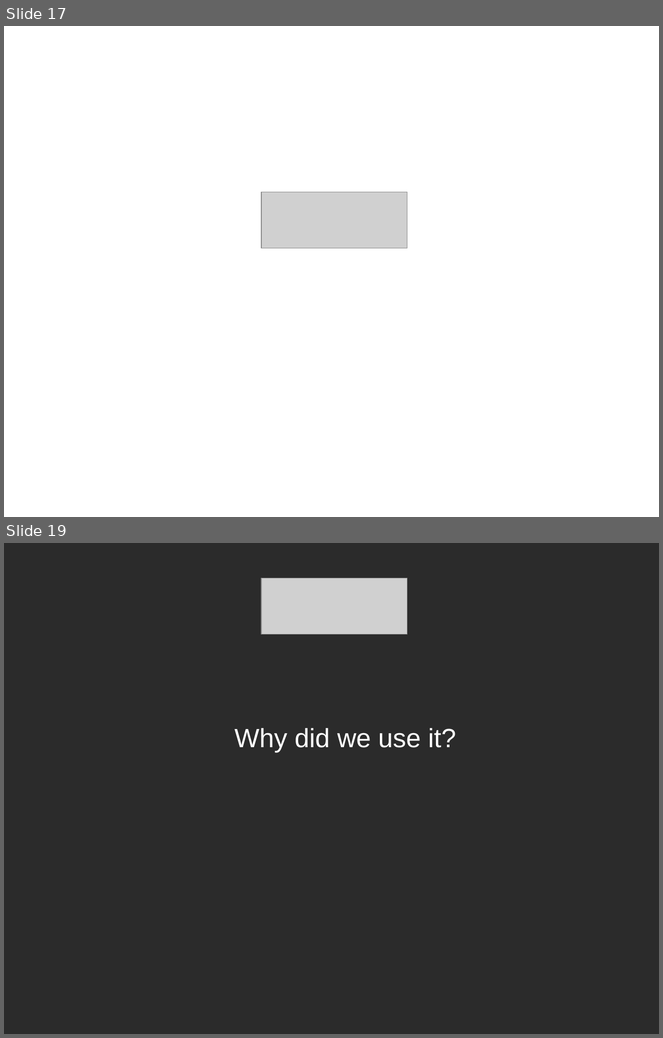
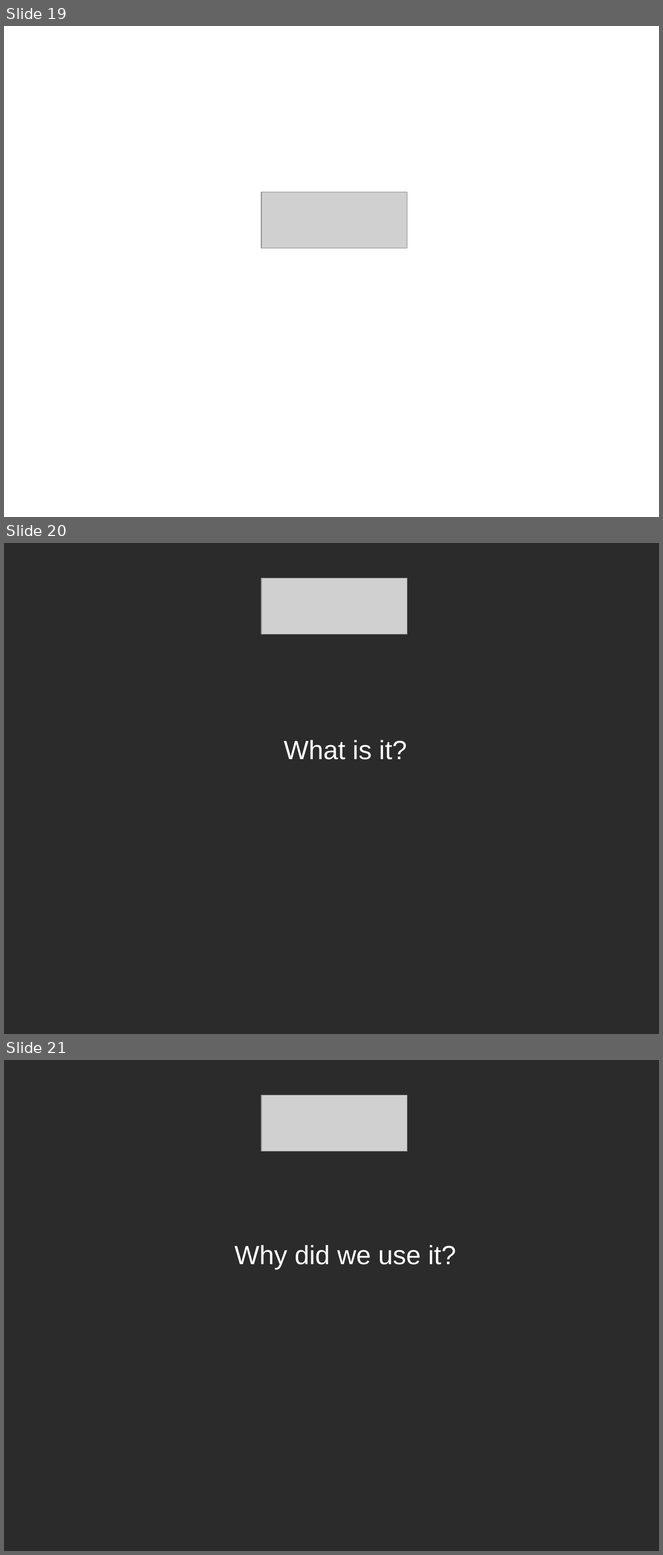
Before and after one commit to ruebot/SuperConference-2011---Cloud-computing, a slide deck: sc-2011-local-clouds.odp. Shown one above the other, each under a label of ours: slides 17 and 19 before the commit, slides 19, 20 and 21 after it; the slides between them are not shown. The pictures are 663x1038 and 663x1555 pixels, drawn with LibreOffice and Linux fonts; fonts in the diff are those of the drawing; grey boxes stand for pictures; background and template pictures are left out; a plain dark background stands for a picture behind light text. Boxes give left, top, right and bottom in pixels: in the first picture for what was removed or moved away, otherwise in the second. Text is boxed around its words. In the diff, an @@ line names an element or a change of style, - is before the commit and + after.

```diff
--- a/sc-2011-local-clouds.odp
+++ b/sc-2011-local-clouds.odp
@@ slide 20 added at (x1=4, y1=543, x2=659, y2=1034), background picture (left out) @@
@@ picture added at (x1=261, y1=578, x2=408, y2=635) @@
@@ text added at (x1=284, y1=740, x2=407, y2=760), 32 pt, text #FFFFFF @@
+What is it?
@@ what was slide 17 is now slide 19 @@
@@ what was slide 19 is now slide 21 @@
```
Also in this commit, not shown: 1 other slide added, 1 other file.
